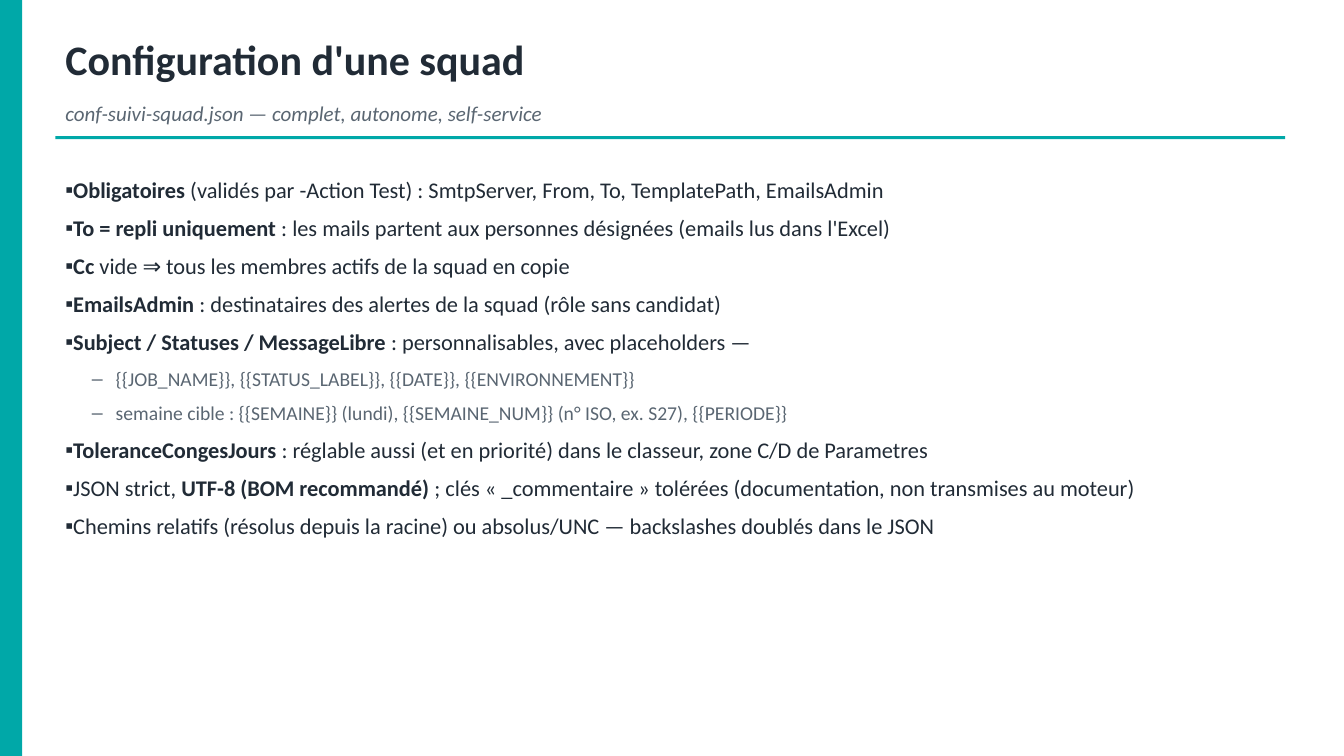
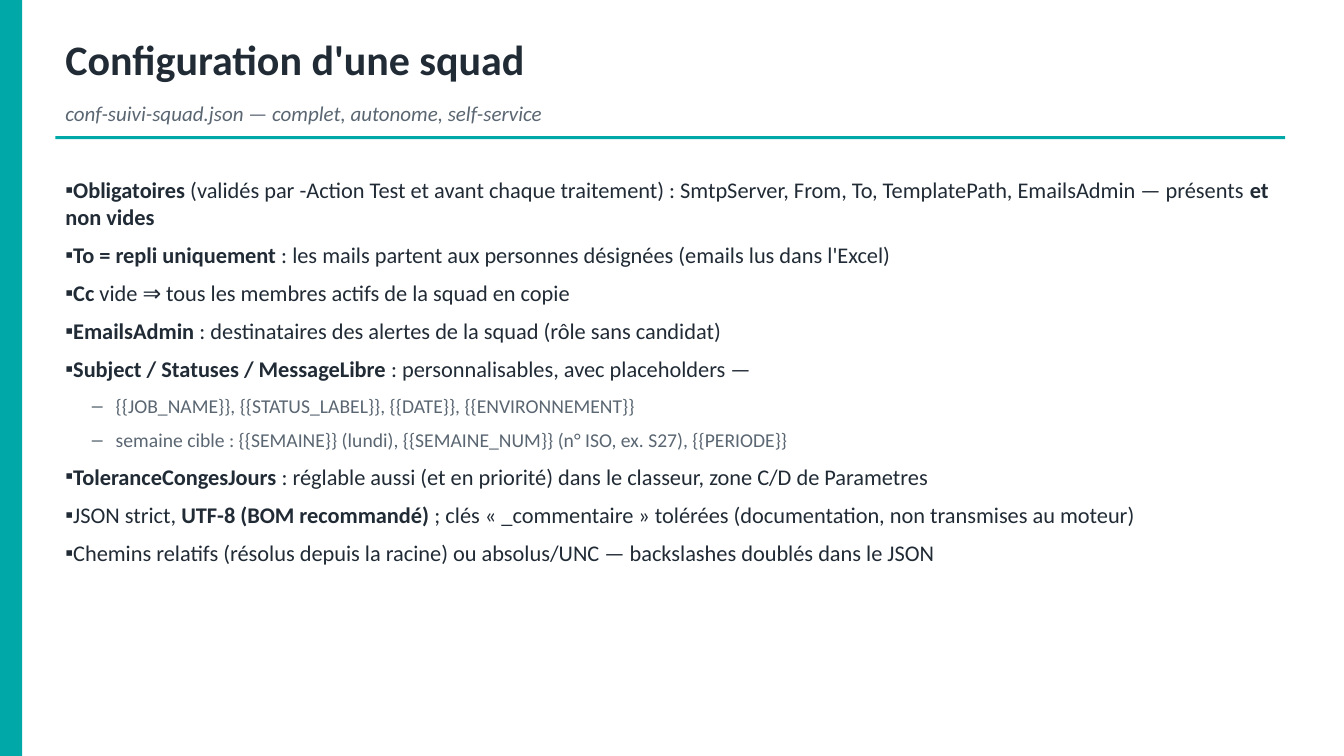
Before and after one commit to lucasyessad/mon_env, a slide deck: slide 5 of docs/Presentation-Suivi-Exploitation.pptx. Drawn at 1344x756 pixels with LibreOffice and Linux fonts; fonts in the diff are those of the drawing. Boxes give left, top, right and bottom in pixels: in the first picture for what was removed or moved away, otherwise in the second. Text is boxed around its words. In the diff, an @@ line names an element or a change of style, - is before the commit and + after.

```diff
--- a/docs/Presentation-Suivi-Exploitation.pptx
+++ b/docs/Presentation-Suivi-Exploitation.pptx
@@ text at [65, 182, 1269, 225]: text changed @@
-▪ Obligatoires (validés par -Action Test) : SmtpServer, From, To, TemplatePath, EmailsAdmin
+▪ Obligatoires (validés par -Action Test et avant chaque traitement) : SmtpServer, From, To, TemplatePath, EmailsAdmin — présents et non vides
```
Also in this commit, not shown: 3 other slides changed, 5 other files.
